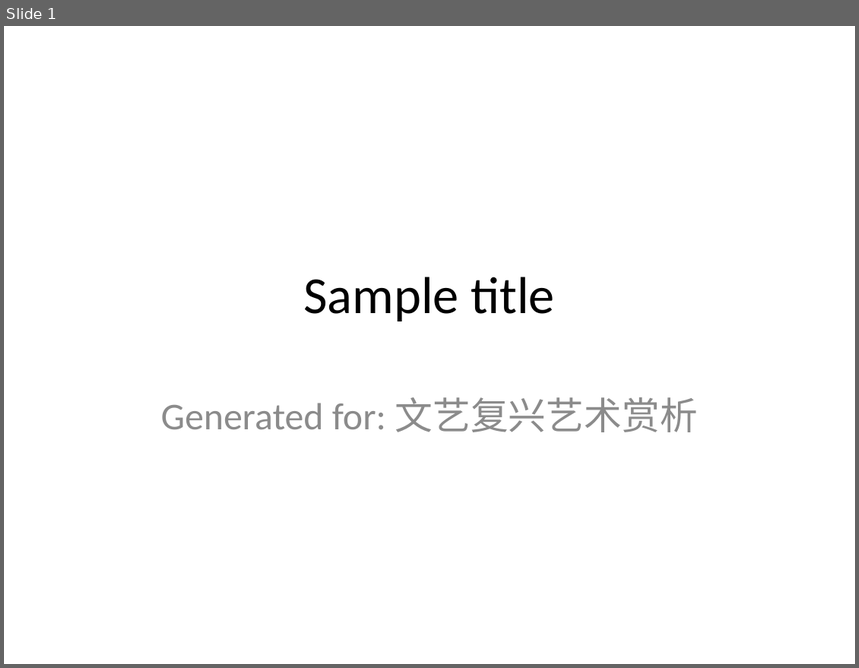
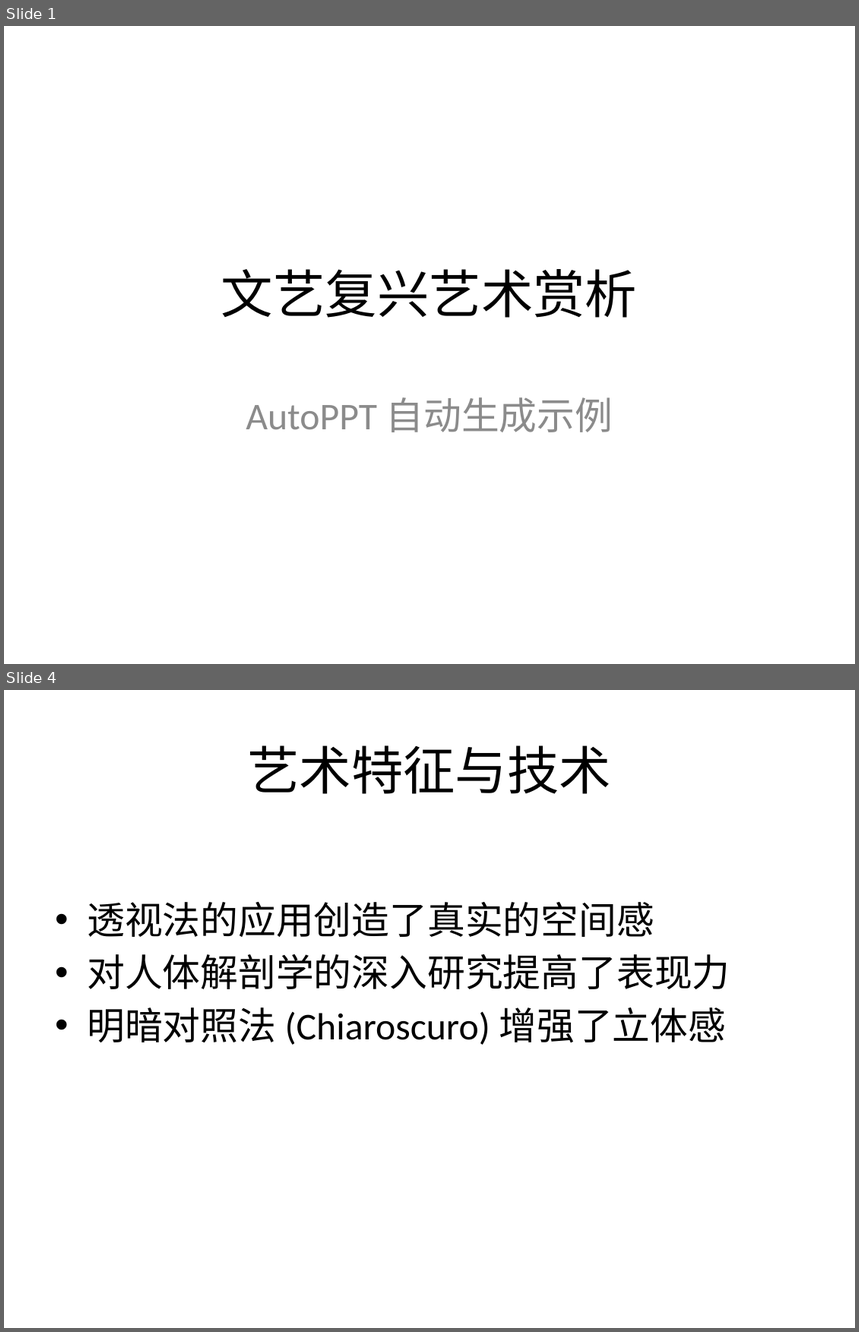
Before and after one commit to yeasy/AutoPPT, a slide deck: samples/cn_art.pptx. Shown one above the other, each under a label of ours: slide 1 before the commit, slides 1 and 4 after it; the slides between them are not shown. The pictures are 859x668 and 859x1332 pixels, drawn with LibreOffice and Linux fonts; fonts in the diff are those of the drawing. Boxes give left, top, right and bottom in pixels: in the first picture for what was removed or moved away, otherwise in the second. Text is boxed around its words. In the diff, an @@ line names an element or a change of style, - is before the commit and + after.

```diff
--- a/samples/cn_art.pptx
+++ b/samples/cn_art.pptx
@@ slide 4 added at [4,690,855,1328], background #FFFFFF @@
@@ title added at [247,745,611,794], 44 pt, text #000000 @@
+艺术特征与技术
@@ text added at [87,902,731,1045], 32 pt, text #000000 @@
+• 透视法的应用创造了真实的空间感
+• 对人体解剖学的深入研究提高了表现力
+• 明暗对照法 (Chiaroscuro) 增强了立体感
@@ slide 1 changed as well @@
@@ title at [221,269,637,318]: text changed @@
-Sample title
+文艺复兴艺术赏析
@@ subtitle at [246,398,614,433]: text changed @@
-Generated for: 文艺复兴艺术赏析
+AutoPPT 自动生成示例
```
Also in this commit, not shown: 2 other slides added, 4 slides removed, 7 other files.
